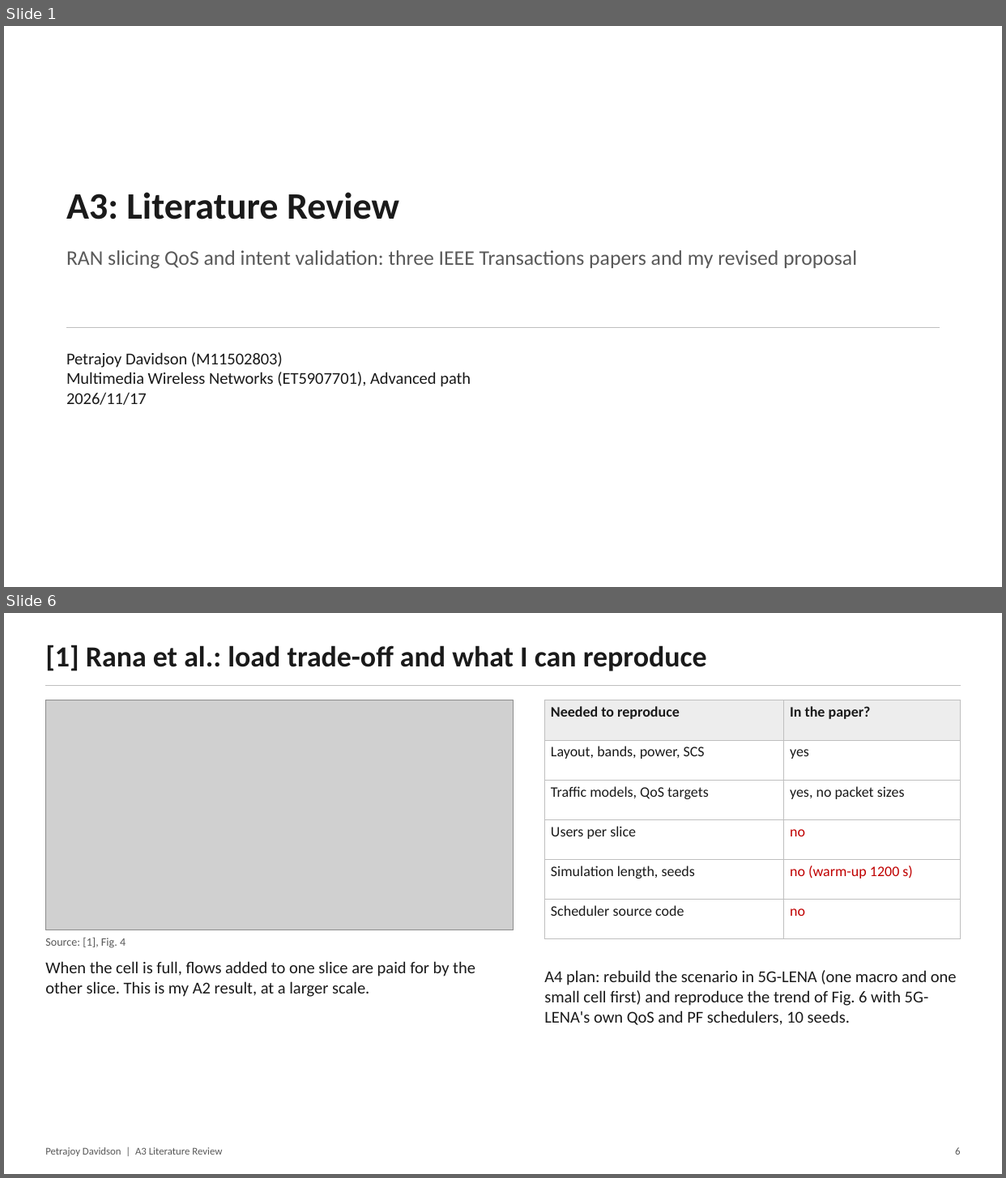
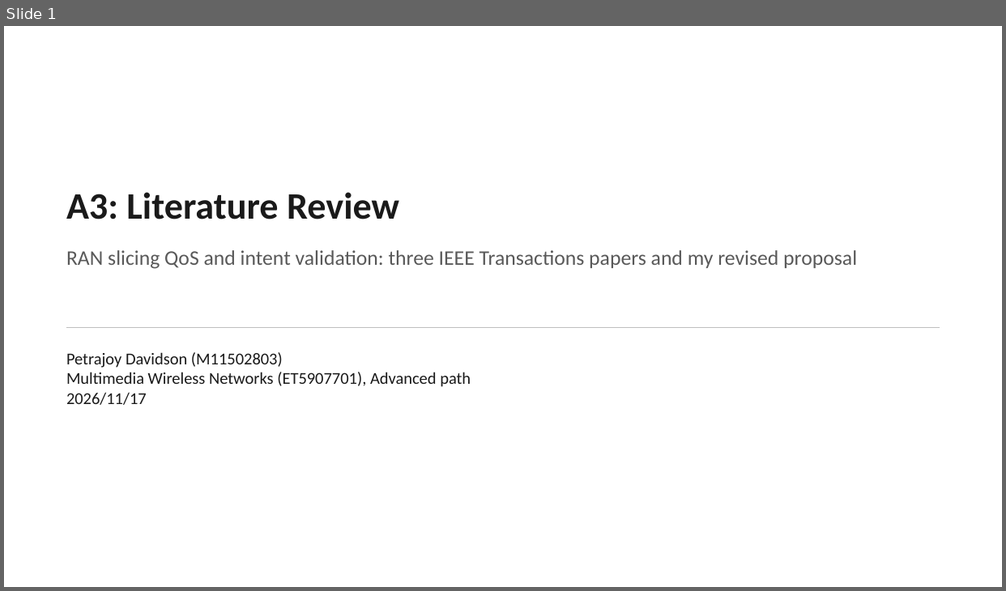
Before and after one commit to petrajoyd/MWN-2026-M11502803-Petrajoy-Davidson, a slide deck: A3-literature-review/presentation/A3-literature-review.pptx. Shown one above the other, each under a label of ours: slides 1 and 6 before the commit, slide 1 after it; the slides between them are not shown. The pictures are 1006x1178 and 1006x591 pixels, drawn with LibreOffice and Linux fonts; fonts in the diff are those of the drawing; grey boxes stand for pictures. Boxes give left, top, right and bottom in pixels: in the first picture for what was removed or moved away, otherwise in the second. Text is boxed around its words. In the diff, an @@ line names an element or a change of style, - is before the commit and + after.

```diff
--- a/A3-literature-review/presentation/A3-literature-review.pptx
+++ b/A3-literature-review/presentation/A3-literature-review.pptx
@@ slide 6 removed at [4, 613, 1002, 1174], background #FFFFFF @@
@@ text removed at [45, 645, 707, 671] @@
-[1] Rana et al.: load trade-off and what I can reproduce
@@ line removed from (46, 686) to (961, 686) @@
@@ picture removed at [46, 700, 513, 931] @@
@@ table removed at [544, 700, 960, 939], 6 rows, 2 columns @@
-Needed to reproduce | In the paper?
-Layout, bands, power, SCS | yes
-Traffic models, QoS targets | yes, no packet sizes
-Users per slice | no
-Simulation length, seeds | no (warm-up 1200 s)
-Scheduler source code | no
@@ text removed at [45, 938, 126, 948] @@
-Source: [1], Fig. 4
@@ text removed at [45, 961, 475, 997] @@
-When the cell is full, flows added to one slice are paid for by the other slice. This is my A2 result, at a larger scale.
@@ text removed at [544, 970, 957, 1025] @@
-A4 plan: rebuild the scenario in 5G-LENA (one macro and one small cell first) and reproduce the trend of Fig. 6 with 5G-LENA's own QoS and PF schedulers, 10 seeds.
@@ text removed at [45, 1148, 222, 1157] @@
-Petrajoy Davidson | A3 Literature Review
@@ text removed at [955, 1148, 960, 1155] @@
-6
```
Also in this commit, not shown: 4 slides changed, 8 slides added, 6 other slides removed, 8 other files.
